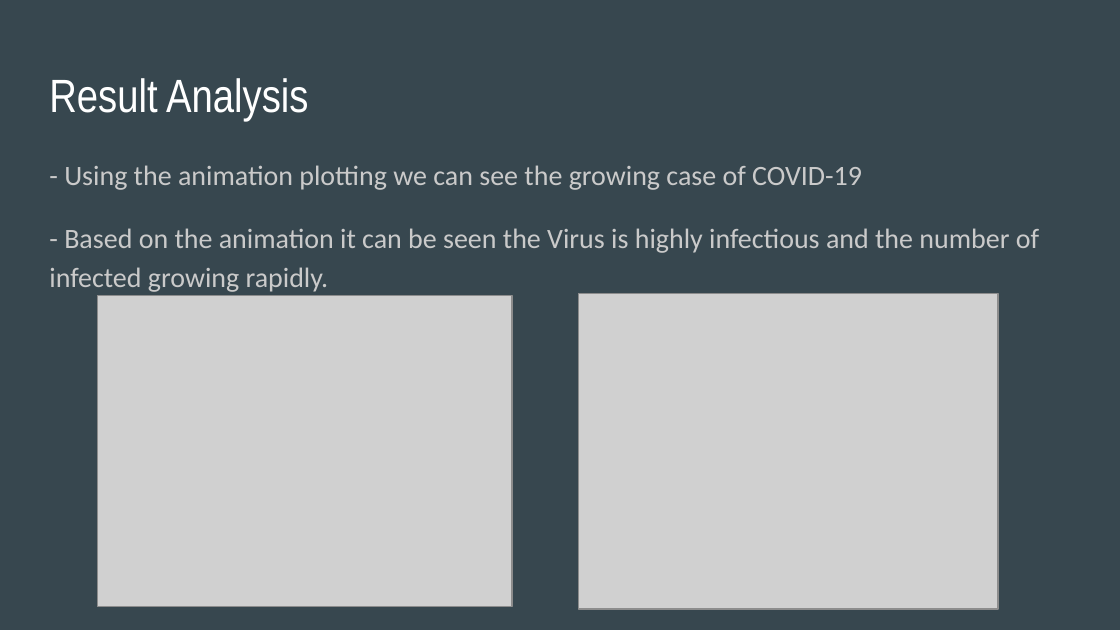
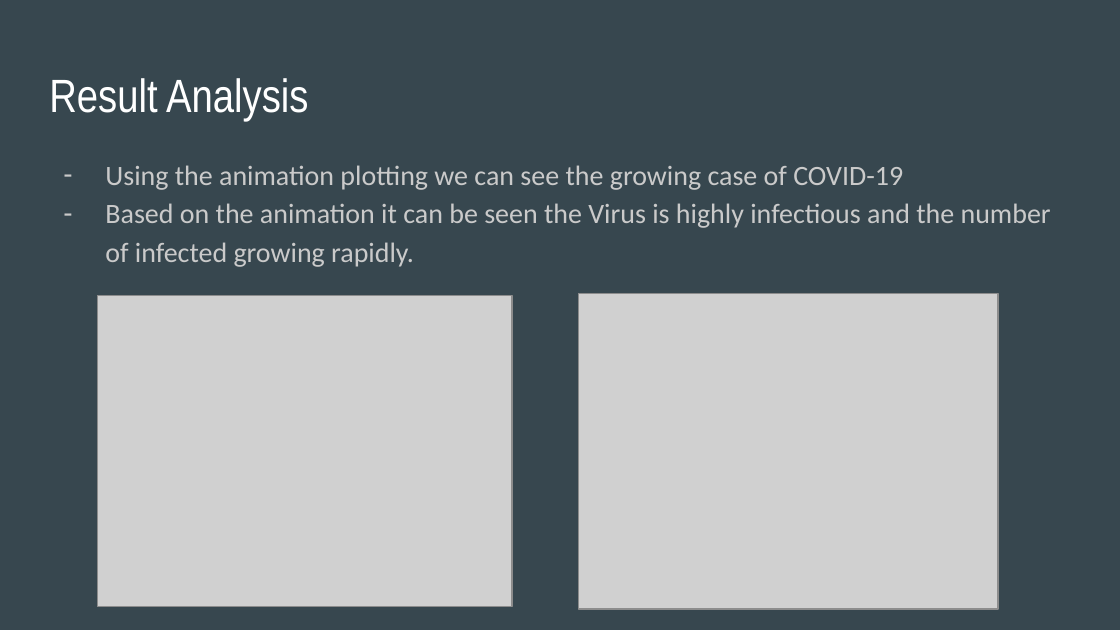
Before and after one commit to LiawiFelix/R_FinalProject, a slide deck: slide 9 of team_04.pptx. Drawn at 1120x630 pixels with LibreOffice and Linux fonts; fonts in the diff are those of the drawing; grey boxes stand for pictures. Boxes give left, top, right and bottom in pixels: in the first picture for what was removed or moved away, otherwise in the second. Text is boxed around its words. In the diff, an @@ line names an element or a change of style, - is before the commit and + after.

```diff
--- a/team_04.pptx
+++ b/team_04.pptx
@@ text at [105, 165, 1051, 267]: text changed @@
-- Using the animation plotting we can see the growing case of COVID-19
-- Based on the animation it can be seen the Virus is highly infectious and the number of infected growing rapidly.
+– Using the animation plotting we can see the growing case of COVID-19
+– Based on the animation it can be seen the Virus is highly infectious and the number of infected growing rapidly.
```
Also in this commit, not shown: 1 slide added, 1 other file.
